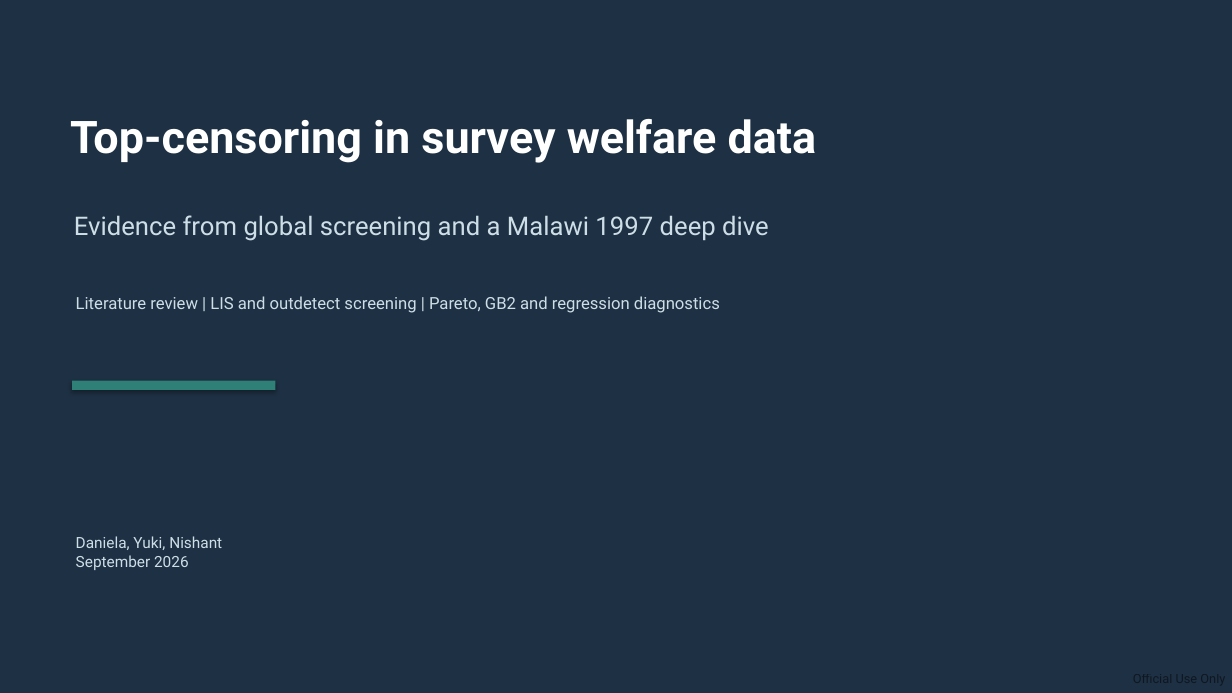
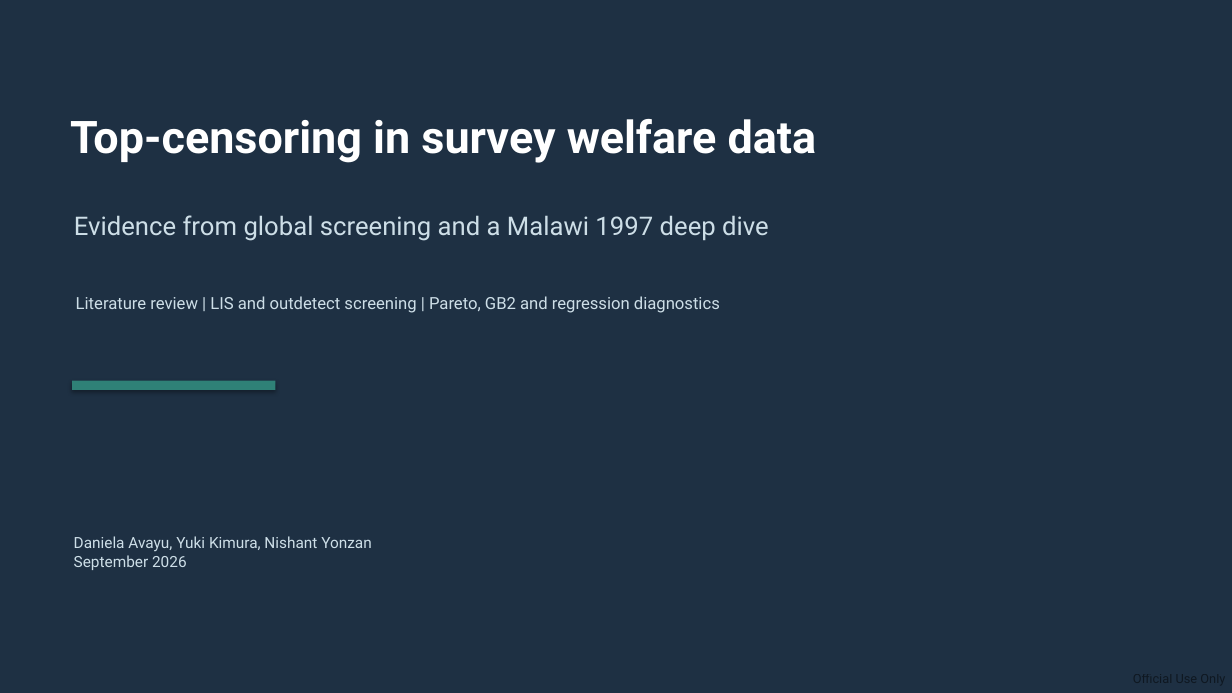
Before and after one commit to daniavayu/bindata_check, a slide deck: slide 1 of top_censoring/top_censoring_slides.pptx. Drawn at 1232x693 pixels with LibreOffice and Linux fonts; fonts in the diff are those of the drawing. Boxes give left, top, right and bottom in pixels: in the first picture for what was removed or moved away, otherwise in the second. Text is boxed around its words. In the diff, an @@ line names an element or a change of style, - is before the commit and + after.

```diff
--- a/top_censoring/top_censoring_slides.pptx
+++ b/top_censoring/top_censoring_slides.pptx
@@ text at (74, 536, 371, 551): text changed @@
-Daniela, Yuki, Nishant
+Daniela Avayu, Yuki Kimura, Nishant Yonzan
```
Also in this commit, not shown: 8 other slides changed, 4 slides added, 2 slides removed, 27 other files.
